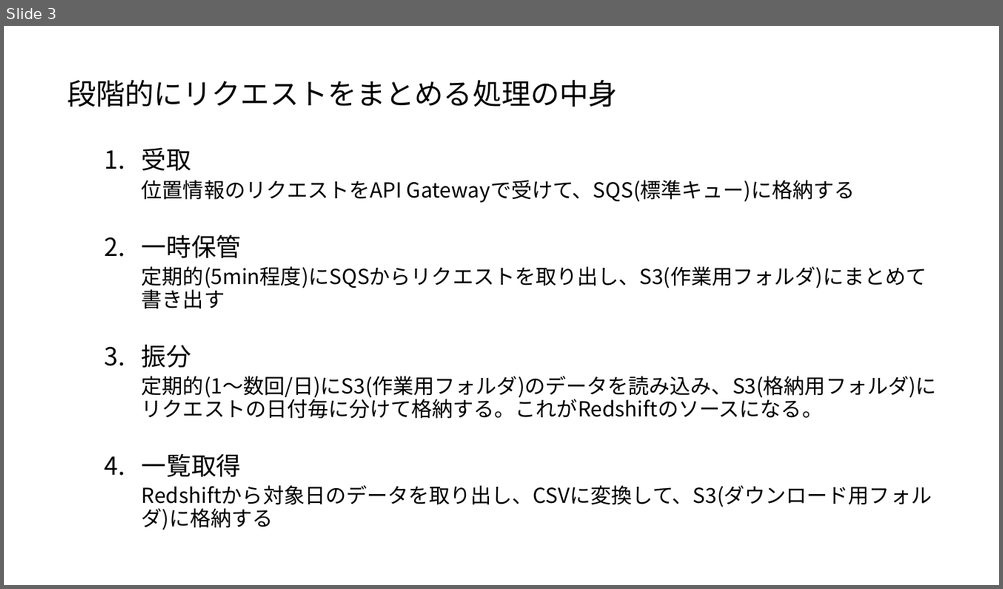
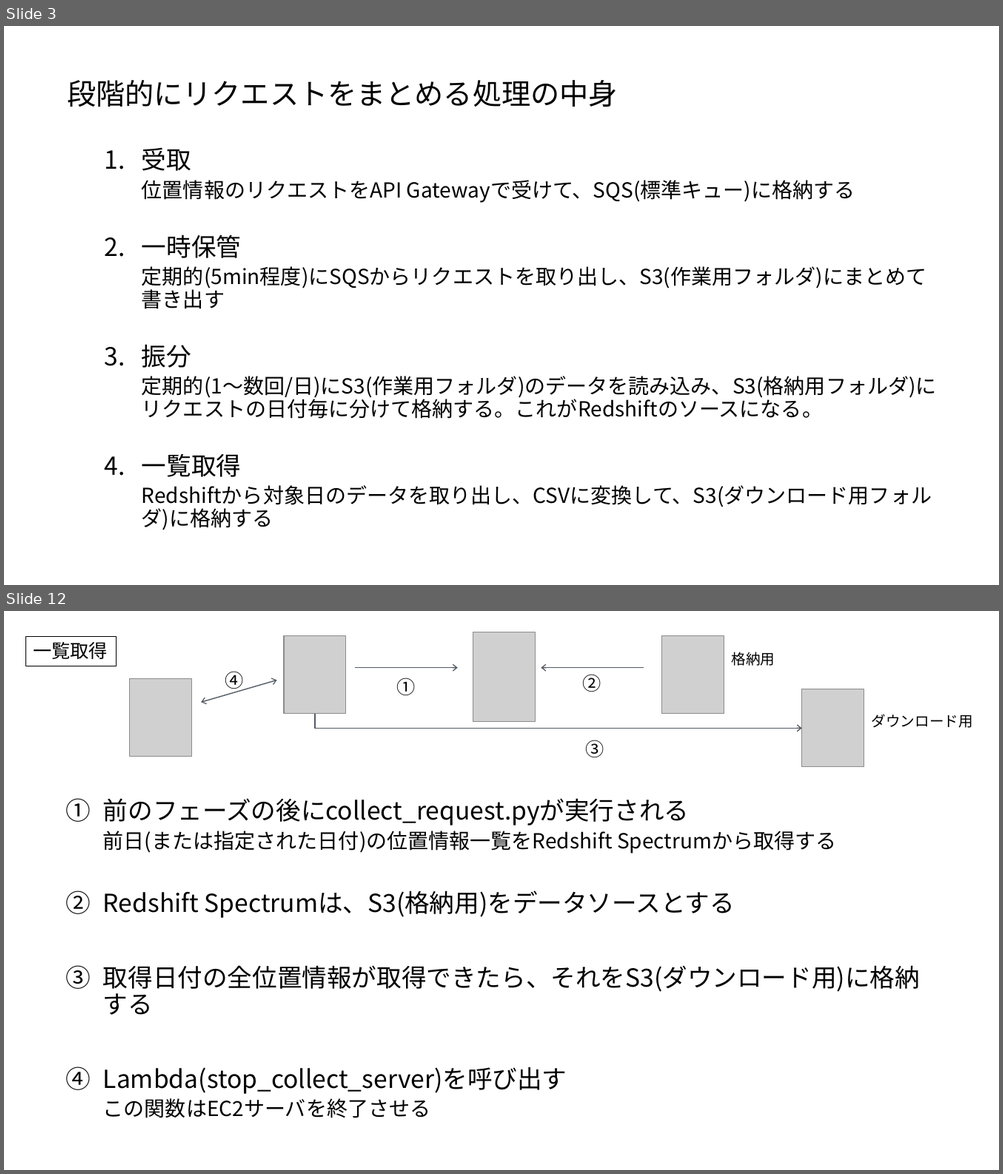
Before and after one commit to kodamashinji/task3, a slide deck: doc/arch.pptx. Shown one above the other, each under a label of ours: slide 3 before the commit, slides 3 and 12 after it; the slides between them are not shown. The pictures are 1003x589 and 1003x1174 pixels, drawn with LibreOffice and Linux fonts; fonts in the diff are those of the drawing; grey boxes stand for pictures. Boxes give left, top, right and bottom in pixels: in the first picture for what was removed or moved away, otherwise in the second. Text is boxed around its words. In the diff, an @@ line names an element or a change of style, - is before the commit and + after.

```diff
--- a/doc/arch.pptx
+++ b/doc/arch.pptx
@@ slide 12 added at (4, 611, 999, 1170), background #FFFFFF @@
@@ picture added at (472, 632, 535, 721) @@
@@ rectangle added at (25, 635, 116, 666), outline #000000 0.25 pt, 18 pt, text #000000 @@
+一覧取得
@@ picture added at (284, 635, 346, 713) @@
@@ picture added at (662, 635, 724, 713) @@
@@ text added at (731, 652, 775, 666), 14 pt, text #000000 @@
+格納用
@@ text added at (225, 671, 244, 692), 18 pt, text #000000 @@
+④
@@ arrow added from (355, 668) to (458, 668), #545B64 1 pt @@
@@ arrow added from (643, 668) to (541, 668), #545B64 1 pt @@
@@ text added at (583, 674, 601, 692), 18 pt, text #000000 @@
+②
@@ picture added at (129, 679, 191, 757) @@
@@ double arrow added from (277, 681) to (201, 702), #545B64 1 pt @@
@@ text added at (396, 678, 415, 695), 18 pt, text #000000 @@
+①
@@ picture added at (802, 689, 864, 767) @@
@@ elbow arrow added from (315, 714) to (802, 728), #545B64 1 pt @@
@@ text added at (871, 714, 973, 728), 14 pt, text #000000 @@
+ダウンロード用
@@ text added at (586, 740, 604, 758), 18 pt, text #000000 @@
+③
@@ text added at (103, 798, 919, 1119), 24 pt, text #000000 @@
+1. 前のフェーズの後にcollect_request.pyが実行される
+  前日(または指定された日付)の位置情報一覧をRedshift Spectrumから取得する
+2. Redshift Spectrumは、S3(格納用)をデータソースとする
+3. 取得日付の全位置情報が取得できたら、それをS3(ダウンロード用)に格納する
+4. Lambda(stop_collect_server)を呼び出す
+  この関数はEC2サーバを終了させる
```
Also in this commit, not shown: 6 slides changed, 3 other slides added.
